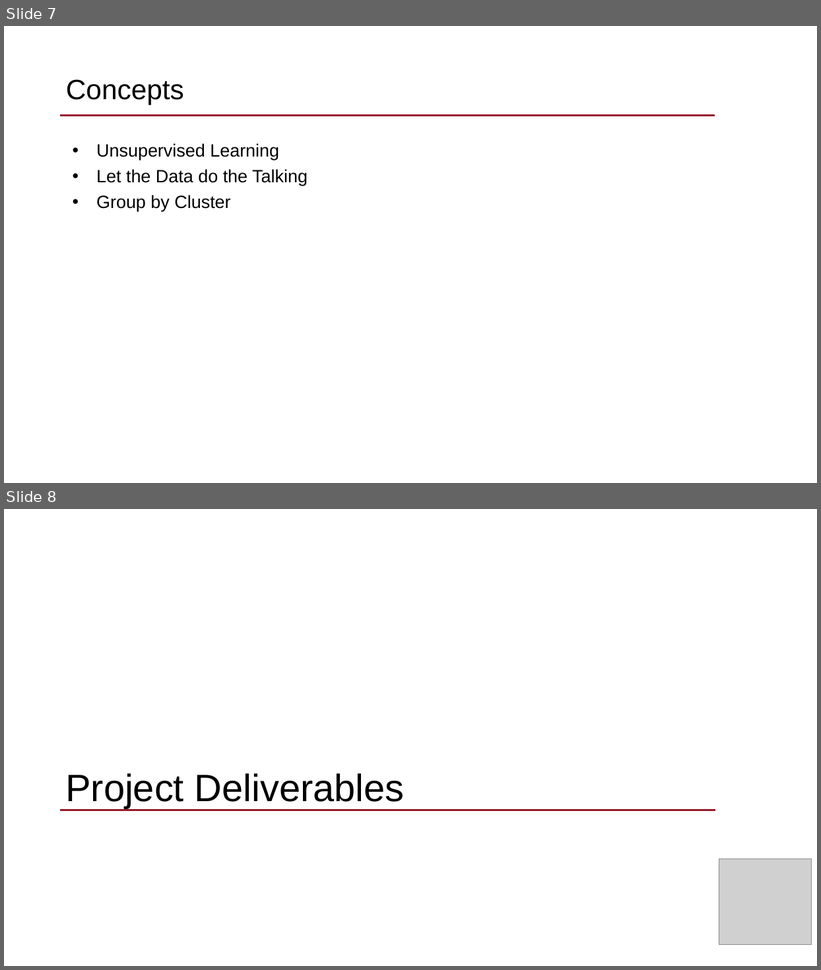
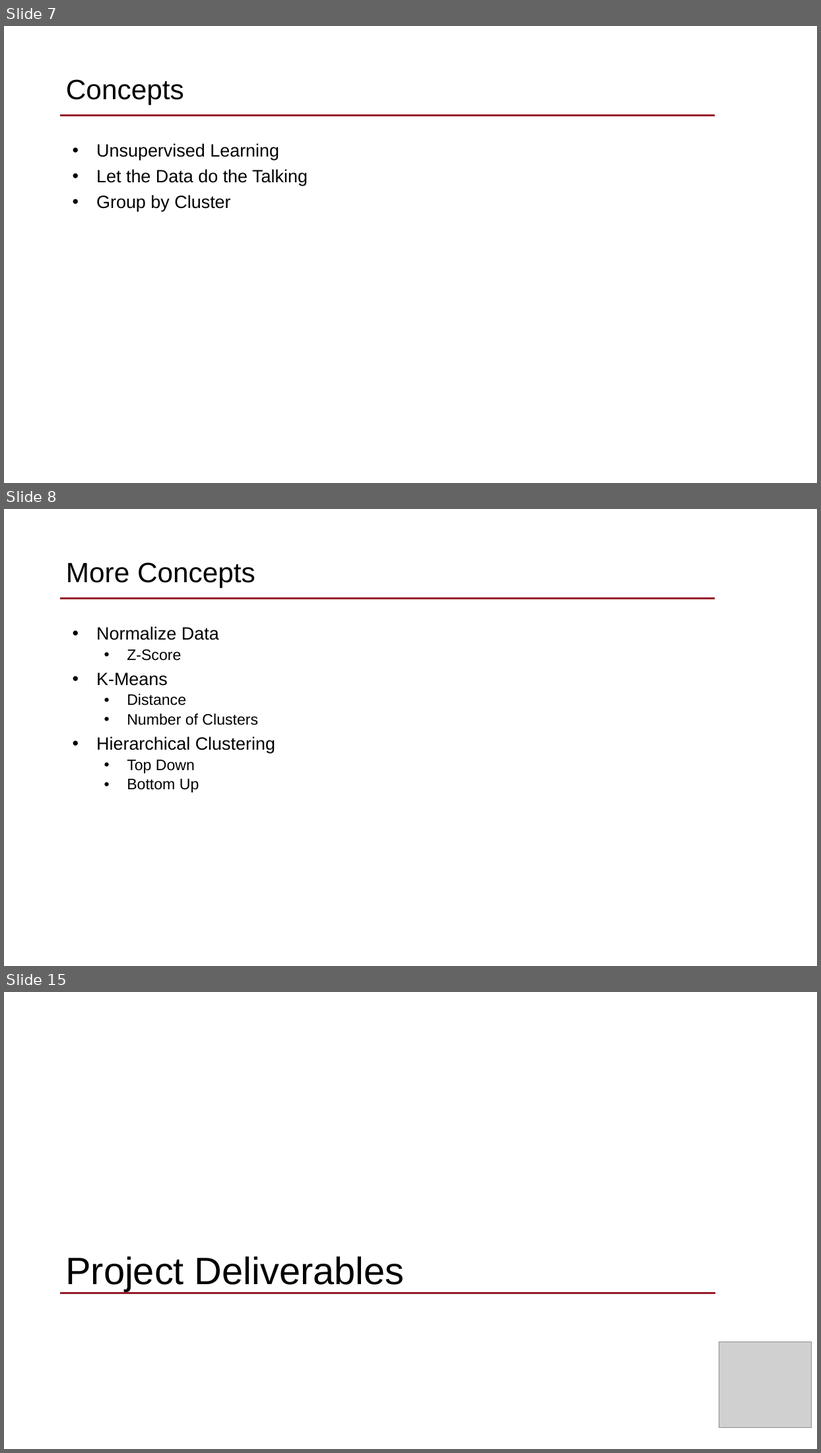
Before and after one commit to dantrep/MISM6202, a slide deck: 1_class_prep/week_7/MISM6202_FacultyConnect_20210622.pptx. Shown one above the other, each under a label of ours: slides 7 and 8 before the commit, slides 7, 8 and 15 after it; the slides between them are not shown. The pictures are 821x970 and 821x1453 pixels, drawn with LibreOffice and Linux fonts; fonts in the diff are those of the drawing; grey boxes stand for pictures; background and template pictures are left out. Boxes give left, top, right and bottom in pixels: in the first picture for what was removed or moved away, otherwise in the second. Text is boxed around its words. In the diff, an @@ line names an element or a change of style, - is before the commit and + after.

```diff
--- a/1_class_prep/week_7/MISM6202_FacultyConnect_20210622.pptx
+++ b/1_class_prep/week_7/MISM6202_FacultyConnect_20210622.pptx
@@ slide 8 added at (x1=4, y1=509, x2=817, y2=966), background picture (left out); not listed: 1 template element that a slide beside it also shows @@
@@ title added at (x1=66, y1=562, x2=255, y2=588), 33 pt, text #000000 @@
+More Concepts
@@ text added at (x1=96, y1=626, x2=275, y2=793), 18 pt, text #000000 @@
+• Normalize Data
+  • Z-Score
+• K-Means
+  • Distance
+  • Number of Clusters
+• Hierarchical Clustering
+  • Top Down
+  • Bottom Up
@@ what was slide 8 is now slide 15 @@
```
Also in this commit, not shown: 1 slide changed, 6 other slides added, 1 other file.
